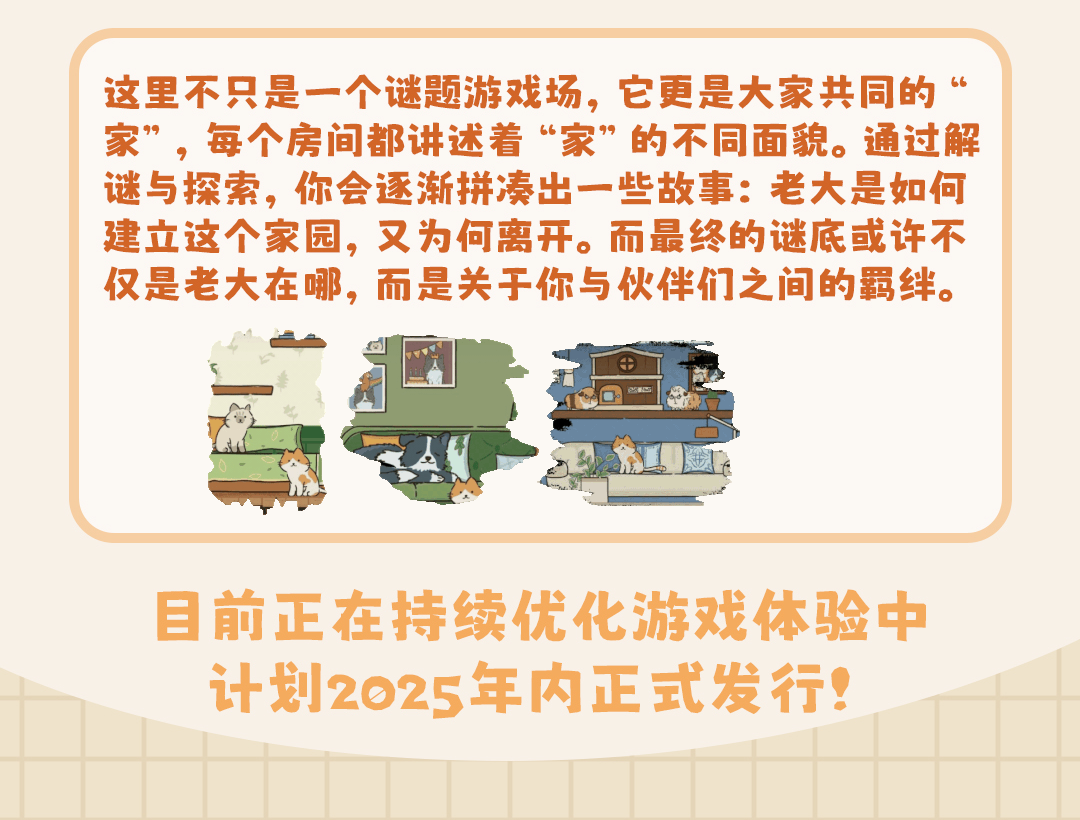
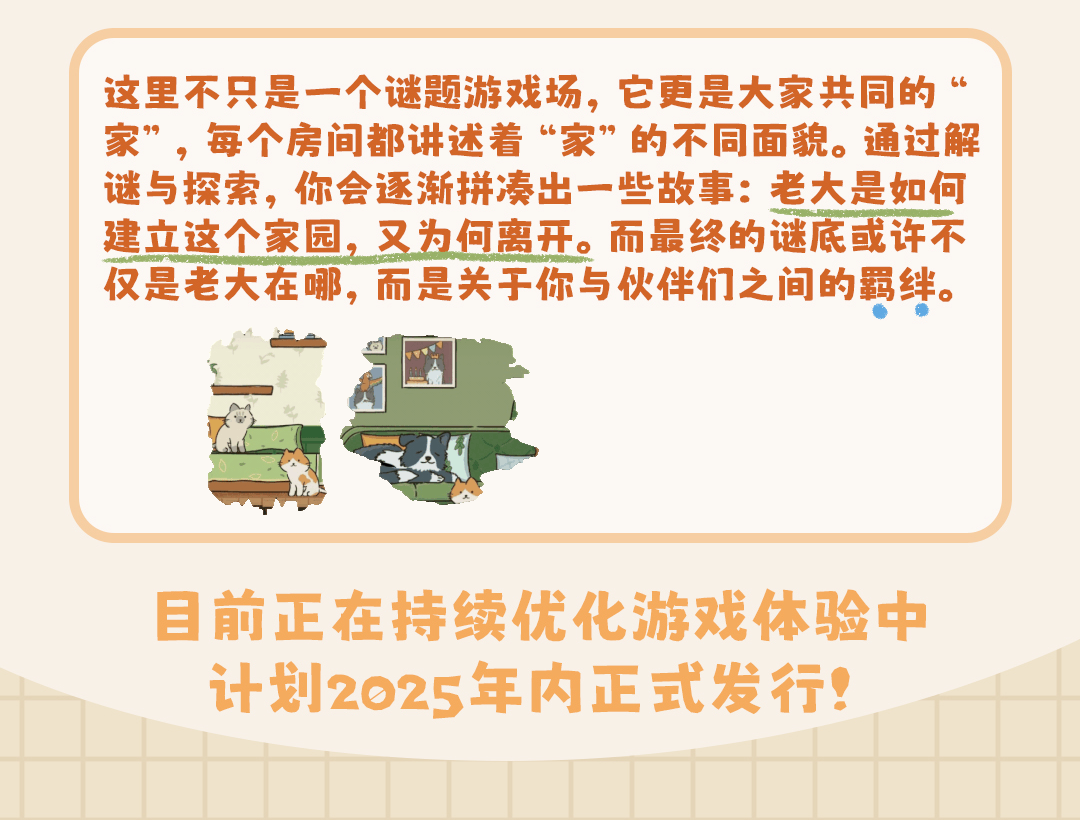
The second 1080 x 820 image is a revision of the first. Changes to its layers:
hid "Layer 81" over [207, 327, 740, 515]
showed "Layer 62" over [207, 326, 539, 515]
renamed "Layer 130" to "Layer 131", painted on it over [97, 204, 960, 515]
